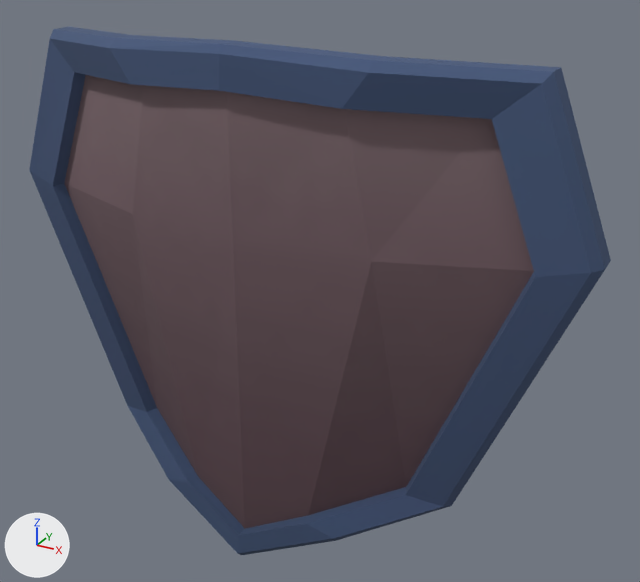
Before and after pictures for a commit that changed the FBX model Assets/Models/shield.fbx.
Both versions are drawn from a 50 mm lens placed at (1.68, -2.57, 1.26), pointed at (0.19, 0.14, -0.09). Lighting does not change. The marker at lower left points along +X, +Y and +Z. Where no turn or scale is listed for an object, it has been applied to the vertices.

Names of what the first picture shows: 'Shield'.
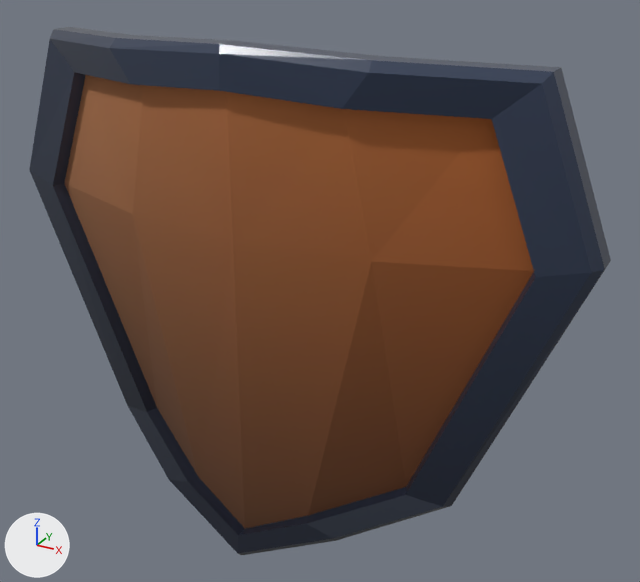
The change, as a list of edits to the scene's bpy script:
```text
Add img_palette_roughness_map_png:
    img_palette_roughness_map_png = load_image('palette_roughness_map.png', '_unpacked/palette_roughness_map.png', 2048, 2048, 'Non-Color')
Add img_palette_emission_map_png:
    img_palette_emission_map_png = load_image('palette_emission_map.png', '_unpacked/palette_emission_map.png', 2048, 2048, 'Non-Color')
Add img_palette_color_map_png:
    img_palette_color_map_png = load_image('palette_color_map.png', '_unpacked/palette_color_map.png', 2048, 2048, 'sRGB')
Change mat_material_basic:
    where n0 = _N.new('ShaderNodeBsdfPrincipled'); n0.name = 'Principled BSDF'
    remove n0.inputs[2].default_value = 1.0  # 'Roughness'
    where n2 = _N.new('ShaderNodeTexImage'); n2.name = 'Image Texture'
    n2.image: img_palet_endless_extended_png -> img_palette_color_map_png
    add n3 = _N.new('ShaderNodeTexImage'); n3.name = 'Image Texture.001'
    add n3.image = img_palette_roughness_map_png
    add n4 = _N.new('ShaderNodeTexImage'); n4.name = 'Image Texture.002'
    add n4.image = img_palette_emission_map_png
    add n5 = _N.new('ShaderNodeTexImage'); n5.name = 'Image Texture.003'
    add n5.image = img_palette_color_map_png
    add _L.new(n3.outputs[0], n0.inputs[2])  # 'Color' to 'Roughness'
    add _L.new(n4.outputs[0], n0.inputs[28])  # 'Color' to 'Emission Strength'
    add _L.new(n5.outputs[0], n0.inputs[27])  # 'Color' to 'Emission Color'
Change me_plane:
    where me_plane.from_pydata(...)  # 78 vertices, 152 faces; spans x -1.22..1.22, y -0.21..0.2, z -1.2..0.85
    used by ob_shield; location = (0.0, 0.0, 0.0)
    me_plane part 1: texture (UV) coordinates of 152 of 152 faces, centred in x -1.15..1.15, y -0.18..0.19, z -1.14..0.84, changed; they spanned u 0.46..0.93, v 0.67..0.76 and now span u 0.21..0.24, v 0.27..0.59
```

Changed parts and their boxes [x1, y1, x2, y2] in the pictures (640 x 582 px):
'Shield', surface changed: [29, 27, 611, 555] in both
